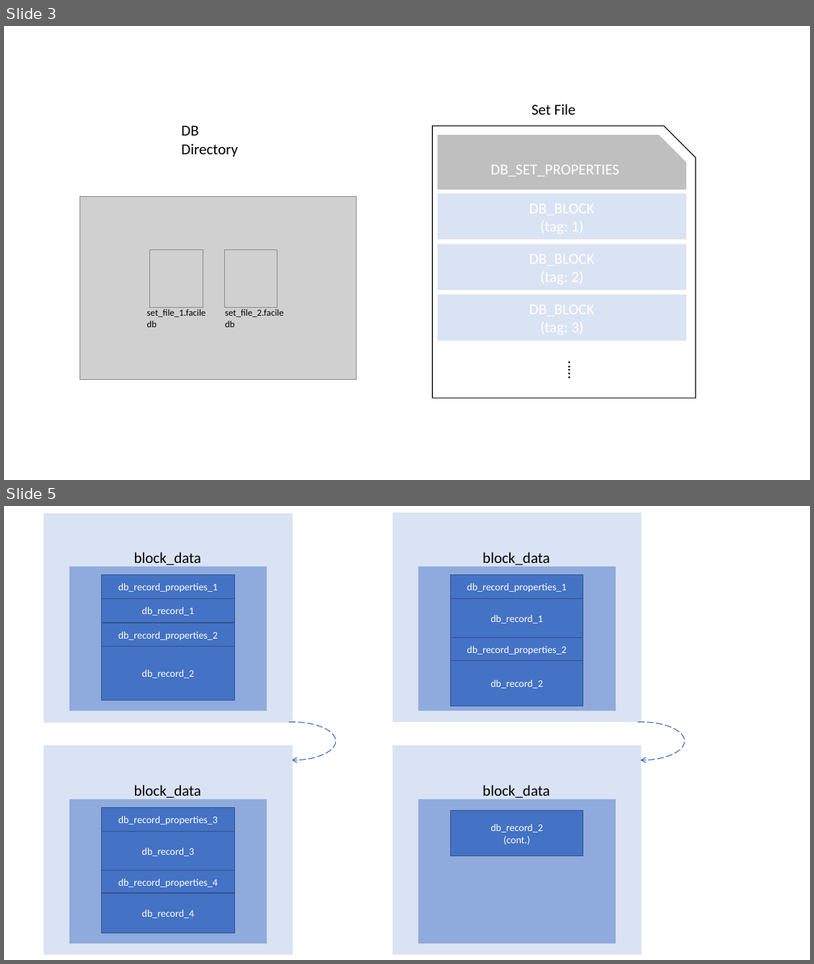
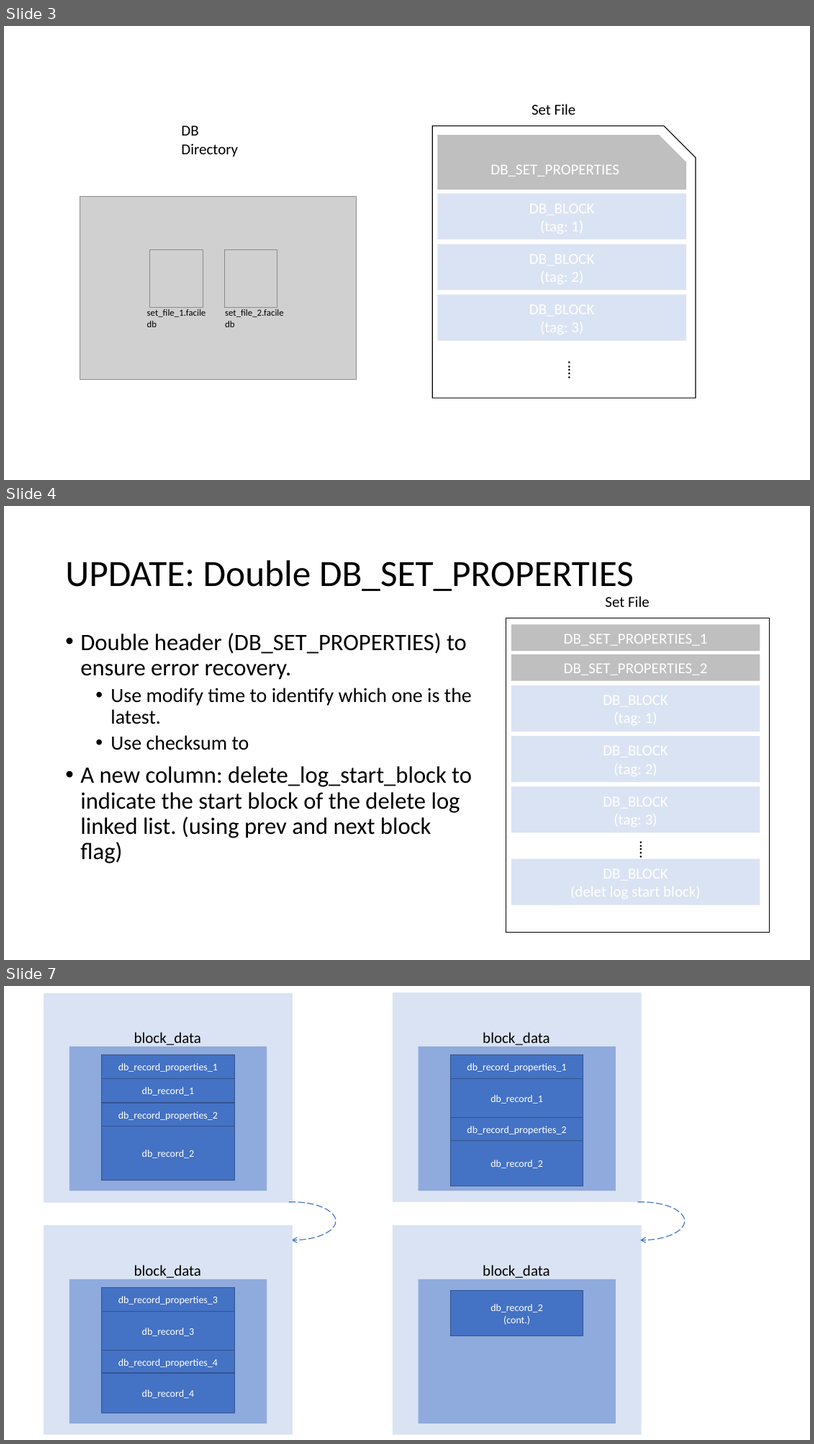
Before and after one commit to Mutationeme/FacileDB, a slide deck: FacileDB.pptx. Shown one above the other, each under a label of ours: slides 3 and 5 before the commit, slides 3, 4 and 7 after it; the slides between them are not shown. The pictures are 814x964 and 814x1444 pixels, drawn with LibreOffice and Linux fonts; fonts in the diff are those of the drawing; grey boxes stand for pictures. Boxes give left, top, right and bottom in pixels: in the first picture for what was removed or moved away, otherwise in the second. Text is boxed around its words. In the diff, an @@ line names an element or a change of style, - is before the commit and + after.

Commit message:
change insert data structure to linked list

```diff
--- a/FacileDB.pptx
+++ b/FacileDB.pptx
@@ slide 4 added at (4, 506, 810, 960), background #FFFFFF @@
@@ title added at (65, 560, 634, 591), 44 pt, text #000000 @@
+UPDATE: Double DB_SET_PROPERTIES
@@ text added at (605, 596, 650, 607), 18 pt, text #000000 @@
+Set File
@@ text added at (80, 633, 472, 863), 28 pt, text #000000 @@
+• Double header (DB_SET_PROPERTIES) to ensure error recovery.
+  • Use modify time to identify which one is the latest.
+  • Use checksum to
+• A new column: delete_log_start_block to indicate the start block of the delete log linked list. (using prev and next block flag)
@@ snip round rect added at (507, 618, 770, 932), fill #FFFFFF, outline #000000 1 pt @@
@@ snip rect added at (512, 625, 761, 651), fill #BFBFBF, 18 pt, text #FFFFFF @@
+DB_SET_PROPERTIES_1
@@ snip rect added at (512, 654, 761, 681), fill #BFBFBF, 18 pt, text #FFFFFF @@
+DB_SET_PROPERTIES_2
@@ rectangle added at (512, 685, 761, 731), fill #DAE3F3 @@
@@ rectangle added at (512, 736, 761, 782), fill #DAE3F3 @@
@@ rectangle added at (512, 787, 761, 833), fill #DAE3F3 @@
@@ text added at (628, 834, 658, 859), 18 pt, text #000000 @@
+..…
@@ rectangle added at (512, 859, 761, 905), fill #DAE3F3 @@
@@ what was slide 5 is now slide 7 @@
```
Also in this commit, not shown: 2 slides changed, 3 other slides added, 8 other files.
